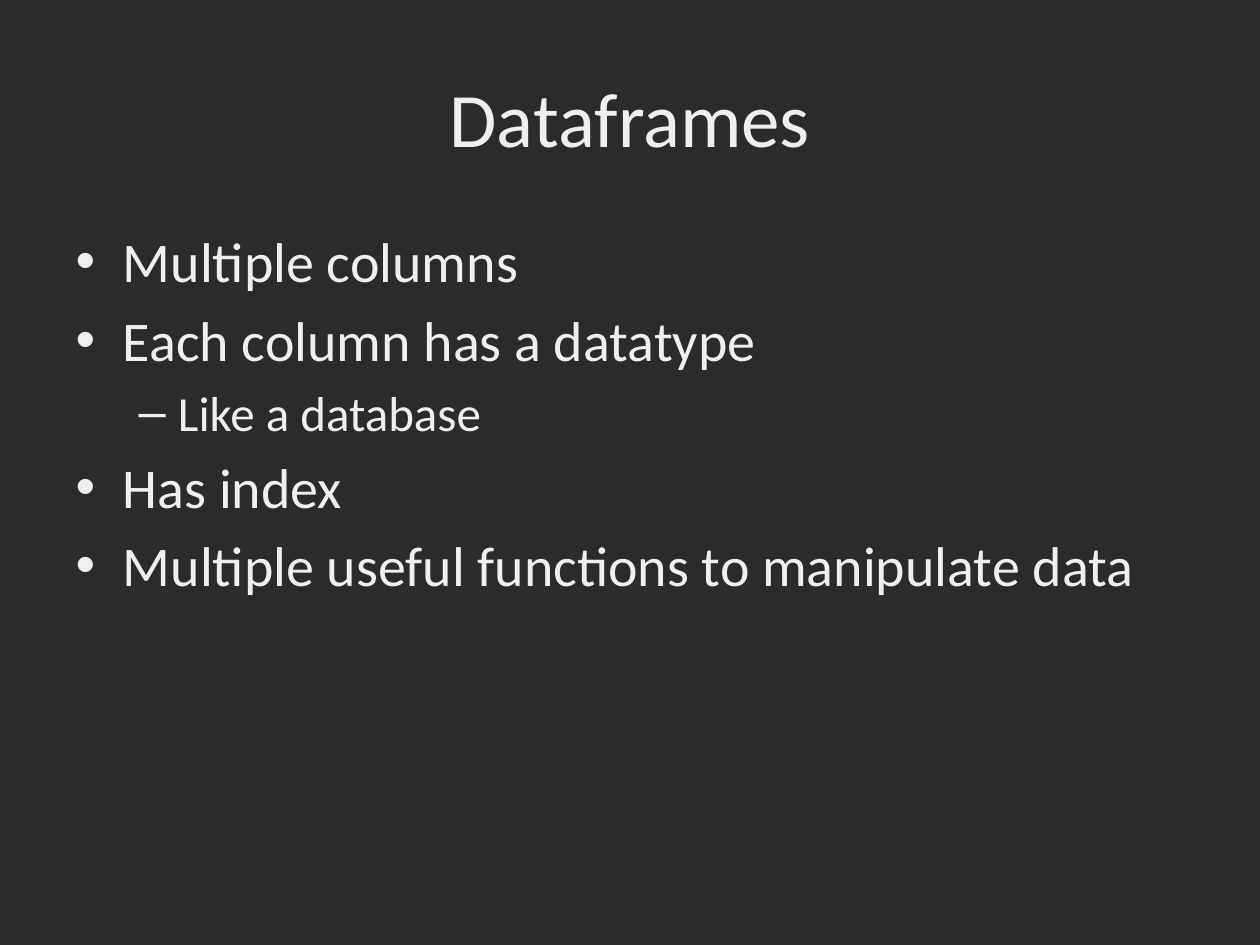
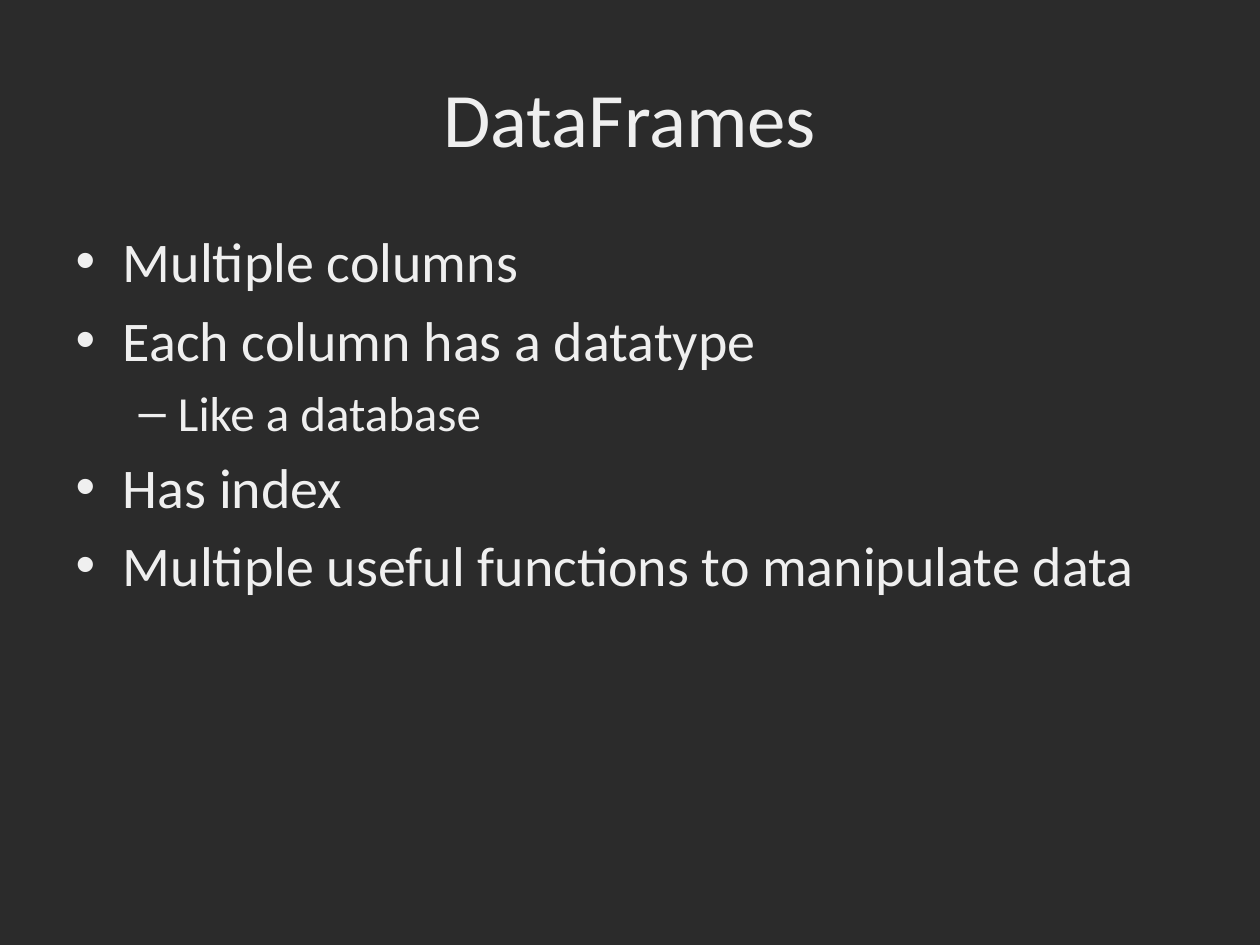
Before and after one commit to dbowmans46/PracticalProgramming, a slide deck: slide 7 of Session 7 - Python/Instructional Material/Session 7 – Python Pandas Data Wrangling.pptx (slide 6 before the commit). Drawn at 1260x945 pixels with LibreOffice and Linux fonts; fonts in the diff are those of the drawing; background and template pictures are left out; a plain dark background stands for a picture behind light text. Boxes give left, top, right and bottom in pixels: in the first picture for what was removed or moved away, otherwise in the second. Text is boxed around its words. In the diff, an @@ line names an element or a change of style, - is before the commit and + after.

Commit message:
Added images for dataframe operations.

```diff
--- a/Session 7 - Python/Instructional Material/Session 7 – Python Pandas Data Wrangling.pptx
+++ b/Session 7 - Python/Instructional Material/Session 7 – Python Pandas Data Wrangling.pptx
@@ title at [443, 97, 816, 148]: text changed @@
-Dataframes
+DataFrames
```
Also in this commit, not shown: 4 other slides changed, 3 slides added, 1 slide removed.
